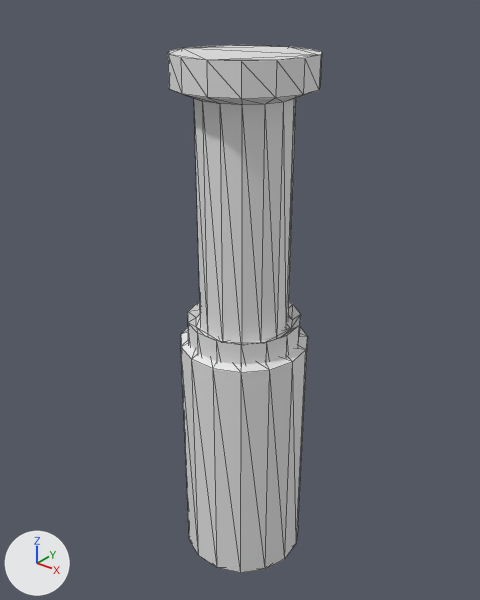
A saved change to the glTF model minecraft/Assets/JackhammerArm1.glb.
Camera for both pictures: a 50 mm lens placed at (6.42, -8.14, 4.5), pointed at (-0.21, 0.15, -0.64). The axes (+X, +Y, +Z) are drawn at lower left. The lights are the same throughout. The older version comes first. Mesh edges are drawn as thin lines.

Before the edit, the objects in view are built like this:
```python
me_cylinder = bpy.data.meshes.new('Cylinder')
me_cylinder.from_pydata(...)  # 135 vertices, 262 faces; spans x -1.13..1.13, y -1.12..1.14, z -5.78..3.51
ob_jackhammer = bpy.data.objects.new('Jackhammer', me_cylinder)
ob_jackhammer.location = (0.0, 0.0, 0.0)
```
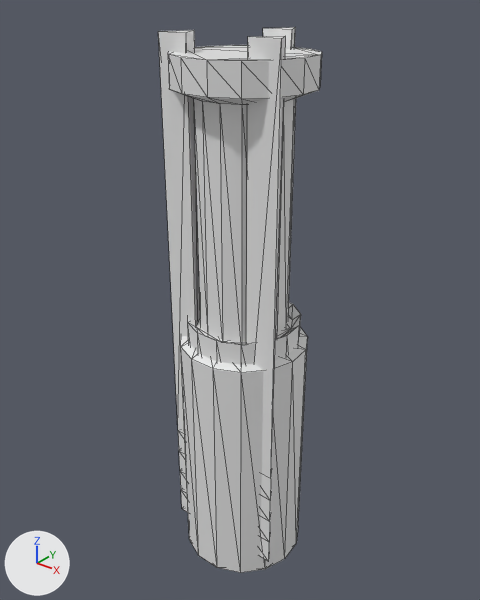
Pixel boxes [x1, y1, x2, y2] of what changed, in the pictures (480 x 600 px):
```json
{"object": "LaserOutline", "change": "added", "after": [158, 27, 295, 562]}
```

Edits to the scene script, one JSON object a line:
```json
{"op": "add", "block": "me_cylinder_001", "code": ["me_cylinder_001 = bpy.data.meshes.new('Cylinder.001')", "me_cylinder_001.from_pydata(...)  # 75 vertices, 146 faces; spans x -1.12..1.12, y -0.64..1.29, z -1.0..8.21"]}
{"op": "add", "block": "ob_laseroutline", "code": ["ob_laseroutline = bpy.data.objects.new('LaserOutline', me_cylinder_001)", "ob_laseroutline.location = (0.0, 0.0, -4.42)"]}
```
